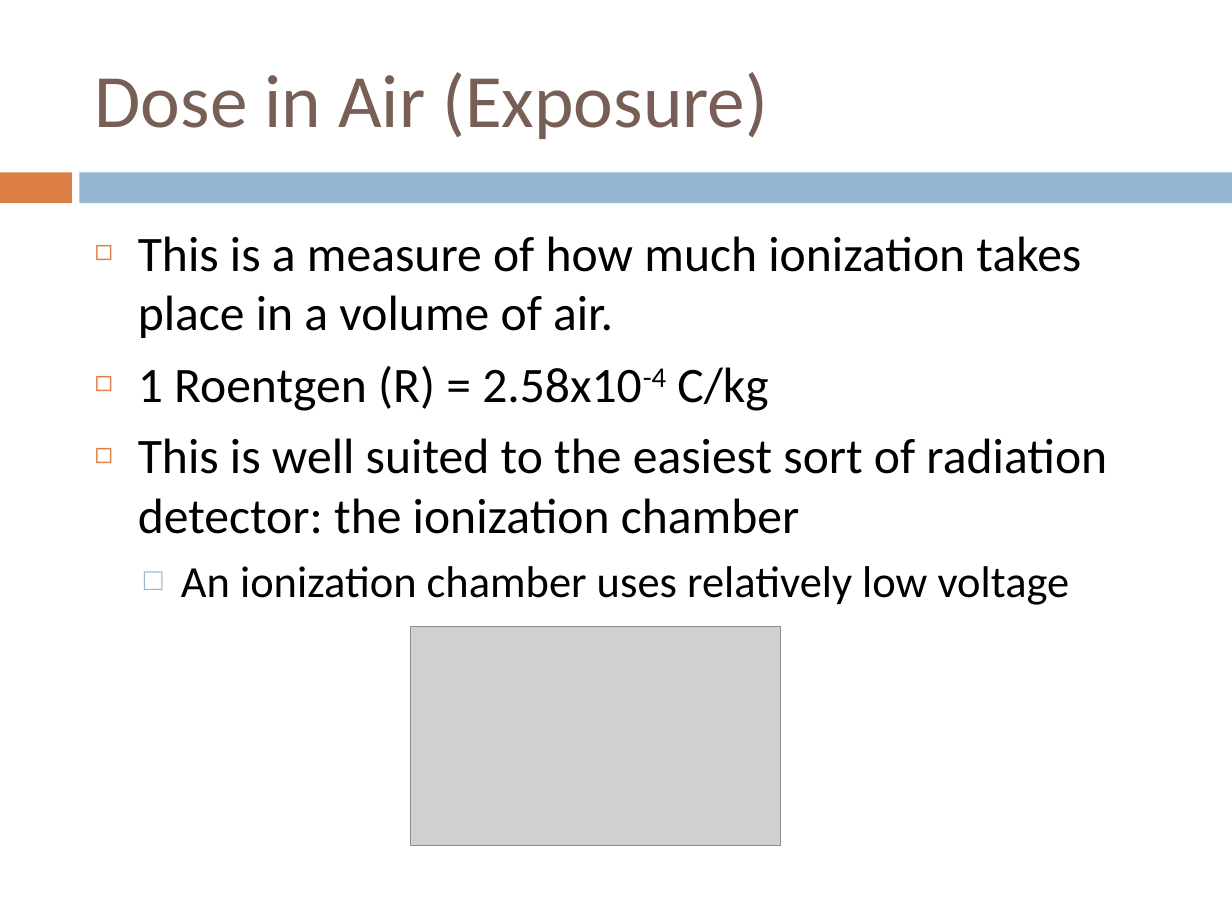
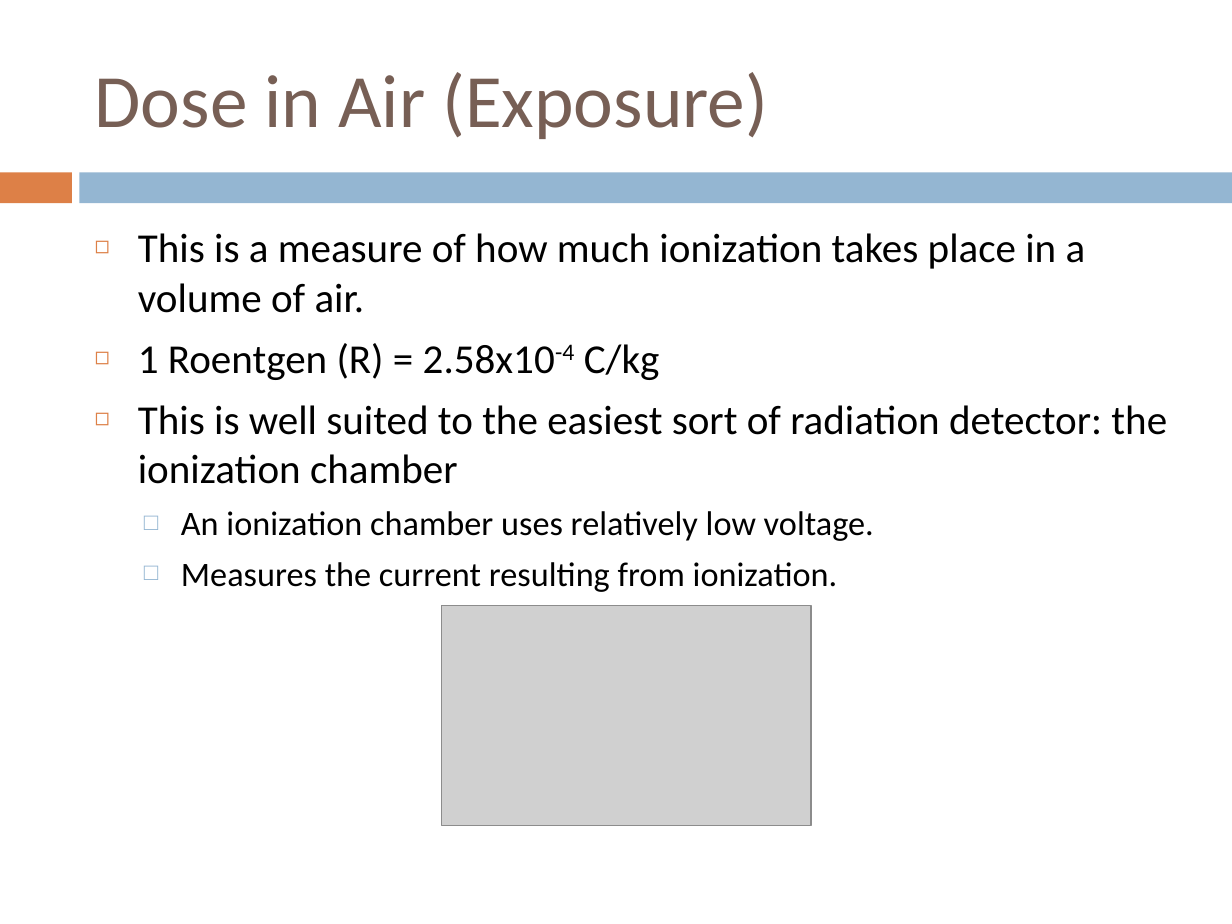
Before and after one commit to chuck-whitmer/fusor-stuff, a slide deck: slide 4 of Radiation Units.pptx. Drawn at 1232x924 pixels with LibreOffice and Linux fonts; fonts in the diff are those of the drawing; grey boxes stand for pictures. Boxes give left, top, right and bottom in pixels: in the first picture for what was removed or moved away, otherwise in the second. Text is boxed around its words. In the diff, an @@ line names an element or a change of style, - is before the commit and + after.

```diff
--- a/Radiation Units.pptx
+++ b/Radiation Units.pptx
@@ text at bbox=[138, 233, 1167, 484]: size 29 to 24 pt in "This is a measure of how much ...", "1 Roentgen (R) = 2.58x10-4 C/kg", "This is well suited to the easiest ..." @@
@@ text at bbox=[181, 511, 874, 592]: text changed; size 26 to 20 pt @@
-  □ An ionization chamber uses relatively low voltage
+  □ An ionization chamber uses relatively low voltage.
+  □ Measures the current resulting from ionization.
@@ picture: place and size @@
-picture at bbox=[410, 626, 780, 845]
+picture at bbox=[441, 606, 811, 825]
```
Also in this commit, not shown: 2 other slides changed.
